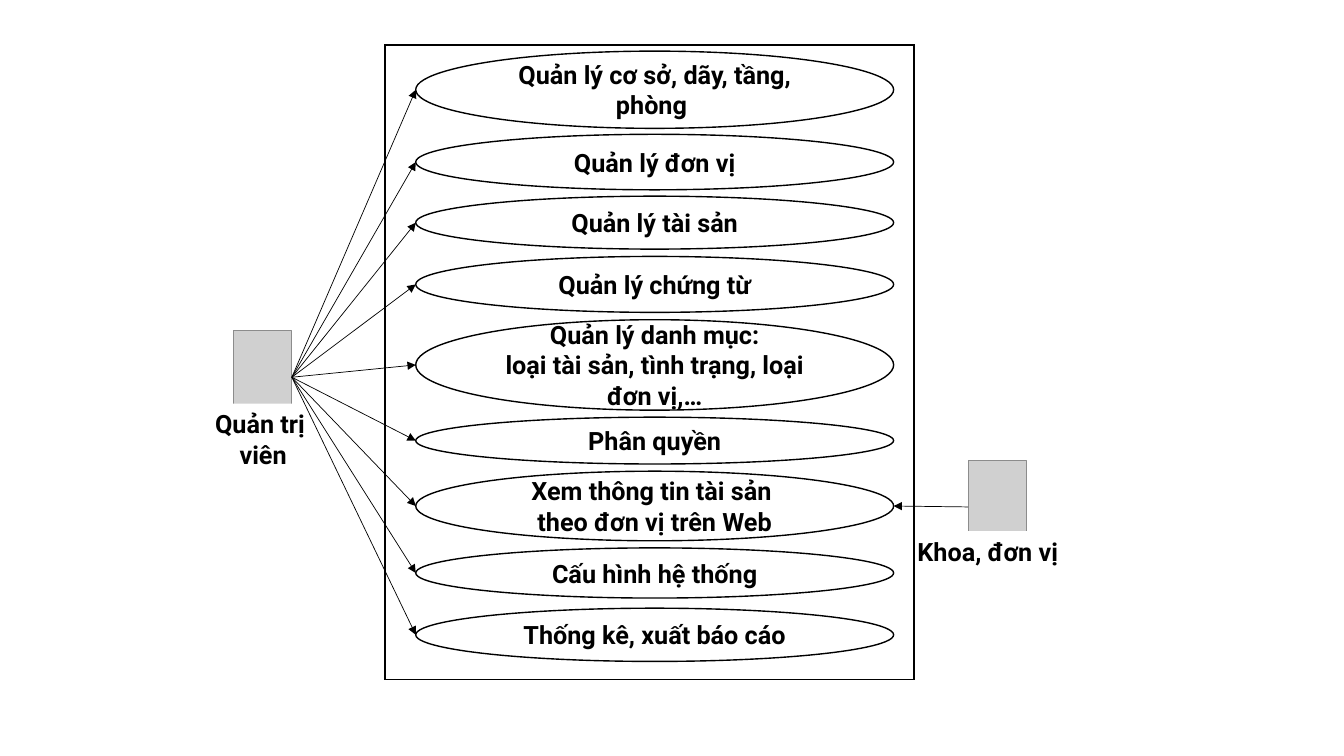
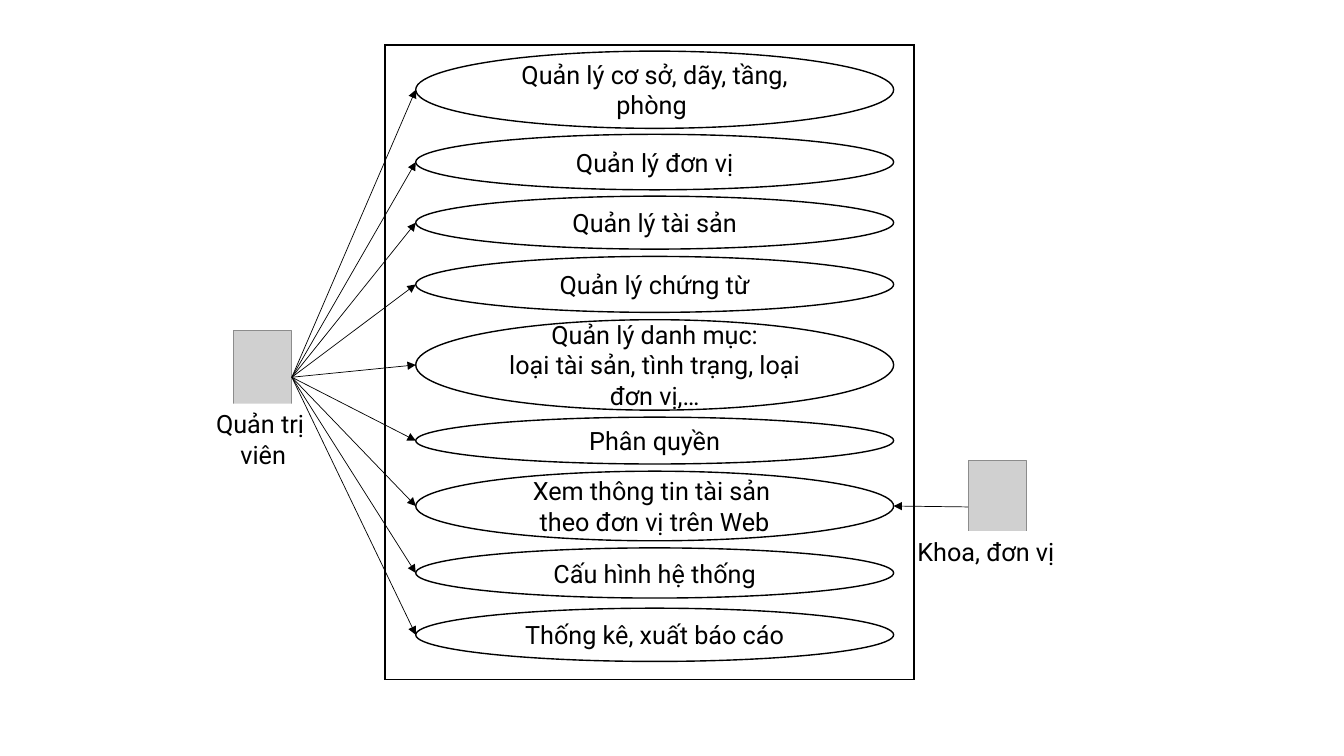
Before and after one commit to tuanhud/QuanLyTaiSan, a slide deck: slide 1 of _BaoCao/quocdunginfo/QLTS - Usecases ver 2.pptx. Drawn at 1344x756 pixels with LibreOffice and Linux fonts; fonts in the diff are those of the drawing; grey boxes stand for pictures. Boxes give left, top, right and bottom in pixels: in the first picture for what was removed or moved away, otherwise in the second. Text is boxed around its words. In the diff, an @@ line names an element or a change of style, - is before the commit and + after.

Commit message:
nothing

```diff
--- a/_BaoCao/quocdunginfo/QLTS - Usecases ver 2.pptx
+++ b/_BaoCao/quocdunginfo/QLTS - Usecases ver 2.pptx
@@ bold off in 11 elements at (415,417,893,464), (415,471,893,540), (415,608,893,661), (415,548,893,599), (415,197,893,250), (415,51,893,129), (415,256,893,313), (415,134,893,190), (415,320,893,410), (216,412,304,465), (917,542,1054,565) @@
```
